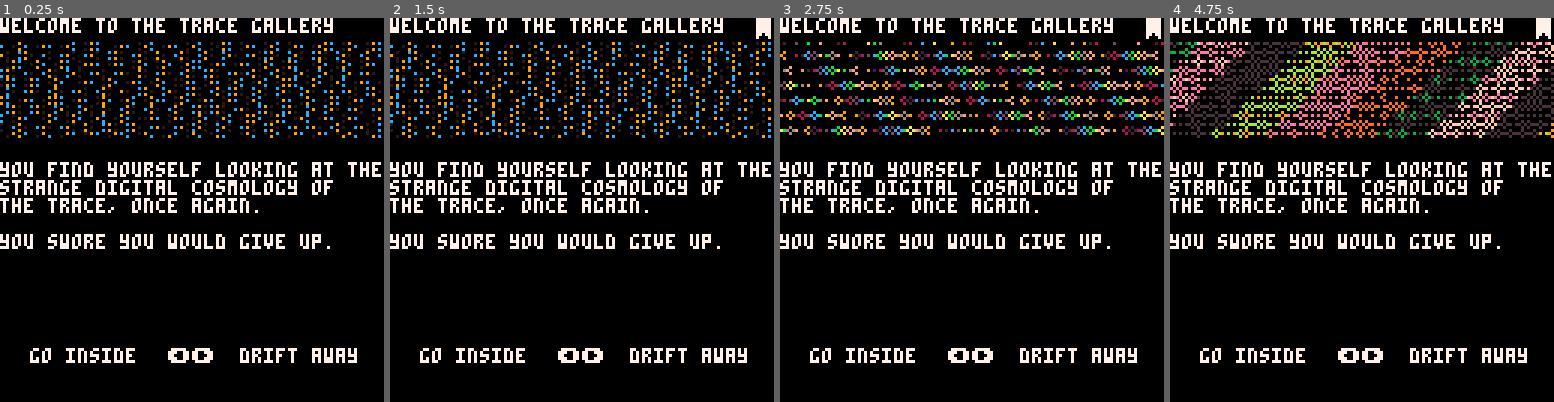
Above: before the commit, frames 1-4 (left to right).
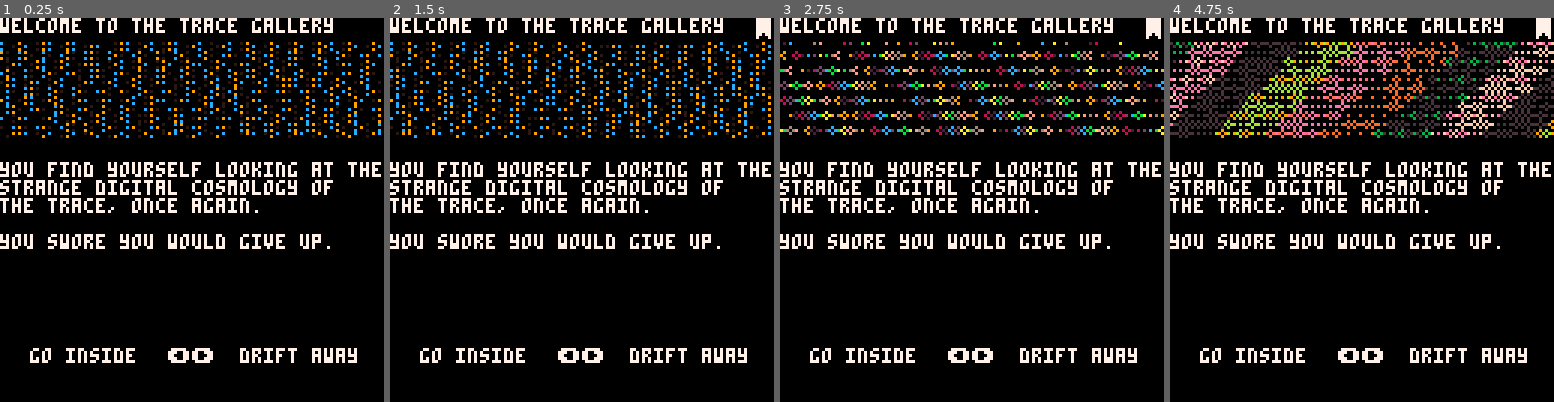
Above: after the commit, the same moments.

Repository: aebrer/pico8_carts
Game: PICO-8 cartridge games/the_trace/the_trace.p8
The game is run twice, just before and just after one commit, with the same random seed, the same clock (stepped at 60 frames per second) and the same inputs.
Inputs:
- Up to frame 1 (0.25 s): no input
- Up to frame 2 (1.5 s): tap X (X key) at 0.33, 1.07 s; tap O (Z key) at 0.7 s
- Up to frame 3 (2.75 s): hold Right 1.6-2.1 s; tap O (Z key) at 1.7, 2.1, 2.5 s; tap X (X key) at 1.85 s; hold Up 2.15-2.42 s; hold Right from 2.47 s (still down)
- Up to frame 4 (4.75 s): tap O (Z key) every 0.4 s from 2.9 to 4.5 s; tap X (X key) at 2.97, 4.08 s; release Right at 3.03 s; hold Left 3.08-3.58 s; hold Down 3.63-3.97 s; hold Right 4.02-4.68 s; hold Up from 4.73 s (still down)

The runs differ from the first frame. In frame 1, 4.7% of the frame differs, in the area x 0-100%, y 6-32%; in frame 2, 4.6%; in frame 3, 4.8%; in frame 4, 8.2%.

Commit message:
vfx layers added

Diff:
--- a/games/the_trace/the_trace.p8
+++ b/games/the_trace/the_trace.p8
@@ -5,6 +5,7 @@
 
 -- todo
 -- - function for handling dead ends
+-- - vfx that is a slice of the bg
 
 lib={} -- library of all pages: title,page
 curr_page=nil -- current page
@@ -40,9 +41,8 @@
 -->8
 -- update
 function _update60()
- srand(curr_page.seed)
 -- srand(rnd(-1))
- if(not curr_page.i)curr_page.logo:init()curr_page.i=true
+ if(not curr_page.i)srand(curr_page.seed)curr_page.logo:init()curr_page.i=true
 
  -- do callbacks for curr_page
  if(curr_page.cb)curr_page:cb()
@@ -175,6 +175,15 @@
 	end
 --	line(64,0,64,128,15)
 end
+
+function glitch()
+ local on=(t()*4.0)%1<0.1
+ local gso=on and 0 or rnd(0x1fff)\1
+ local gln=on and 0x1ffe or rnd(0x1fff-gso)\16
+ for a=0x6000+gso,0x6000+gso+gln,rnd(16)\1 do
+ poke(a,peek(a+2),peek(a-1)+(rnd(3)))
+ end
+end
 -->8
 -- pages
 
@@ -199,11 +208,12 @@
 "this is your last chance to stop.\n"
 )
 function dither_noise()
- for i=0,1000do
+ for i=0,400do
  	pset(rnd(128),rnd(128),0)
  end
 end
-lib[tsp].vfx=dither_noise
+--lib[tsp].vfx=dither_noise
+lib[tsp].vfx=glitch
 
 -- the open concept
 toc="the open concept"
